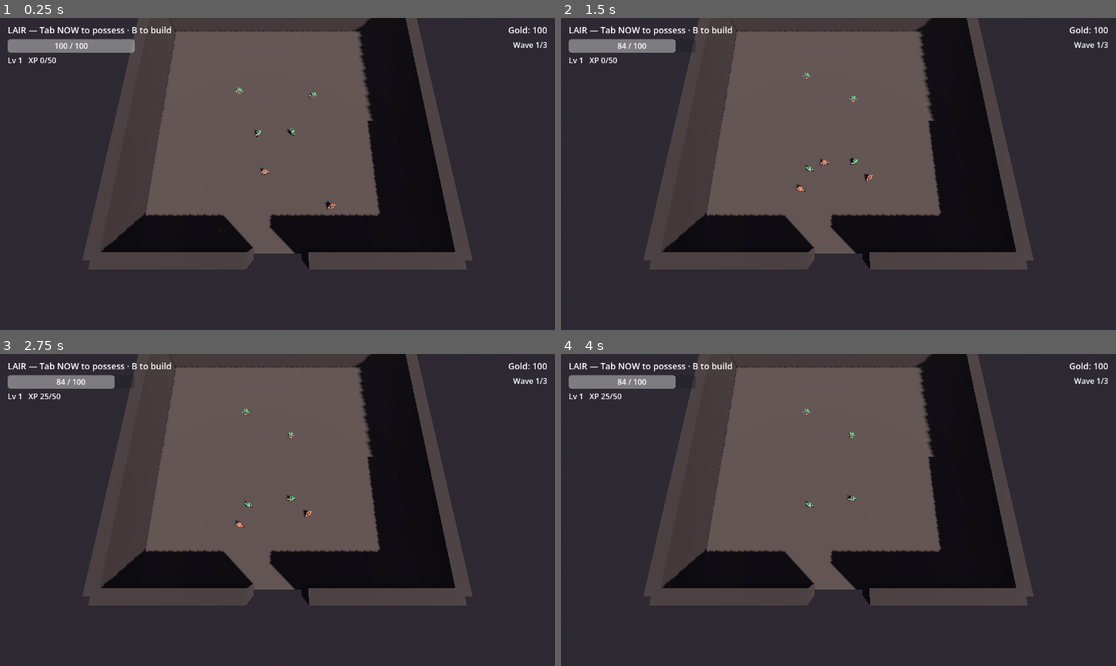
Above: before the commit, frames 1-4 (two rows, left to right).
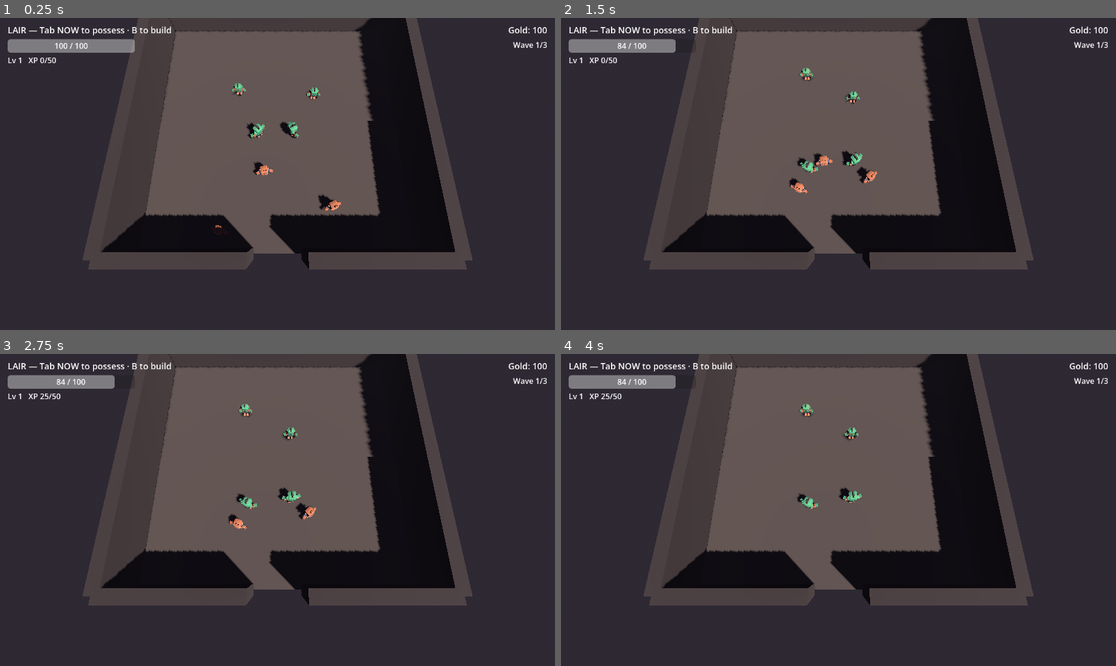
Above: after the commit, the same moments.

Repository: TAgents/orcs-lair
Game: Godot game, scene res://scenes/lair.tscn
Same seed, same stepped clock (60 frames per second), same inputs: the game is played once before the commit and once after it.
Inputs (mouse positions are in pixels of both pictures, inside the frame that each line leads up to):
- Up to frame 1 (0.25 s): no input
- Up to frame 2 (1.5 s): tap Enter at 0.5 s; move the mouse to (960, 158) at 0.52 s; hold D (move_right) 0.53-1.28 s; tap J (attack) at 0.6 s; click (960, 158) at 0.67 s; move the mouse to (727, 189) at 1.27 s; hold S (move_back) from 1.28 s (still down); click (727, 189) at 1.35 s
- Up to frame 3 (2.75 s): click (166, 525) at 2 s; move the mouse to (333, 441) at 2.02 s; release S (move_back) at 2.03 s; hold D (move_right) from 2.03 s (still down); hold Right mouse button (build_demolish) from 2.03 s (still down)
- Up to frame 4 (4 s): click (894, 441) at 2.75 s; move the mouse to (810, 572) at 2.77 s; release D (move_right) at 2.78 s; release Right mouse button (build_demolish) at 2.78 s; hold W (move_forward) 2.78-3.53 s; tap 1 (build_select_1) at 2.85 s; click (810, 572) at 2.92 s; click (810, 572) at 3.5 s; move the mouse to (1005, 556) at 3.52 s; hold A (move_left) from 3.53 s (still down); hold 2 (build_select_2) from 3.53 s (still down)

The runs differ from the first frame. In frame 1, 0.6% of the frame differs, in the area x 38-62%, y 20-70%; in frame 2, 0.6%, in the area x 41-57%, y 16-57%; in frame 3, 0.5%; in frame 4, 0.3%.

Commit message:
tune(visuals): scale up Kenney models so characters read at lair scale
Default GLB import was rendering at ~0.5m height on a 24m floor — orcs
looked like ants. Bumping the runtime scale:
  Champion: 2.2x  (the player-controlled hero, slightly tallest)
  Worker:   1.8x  (smaller silhouette so distinguishable from champion)
  Raider:   2.0x  (parity with the standard fighter)

_swap_in_visual_model now takes an optional scale argument applied after
add_child so the scale lives on the GLB instance, not the parent
CharacterBody3D (collision shape stays fixed-size).

Co-Authored-By: Claude Opus 4.7 (1M context) <noreply@anthropic.com>

Diff:
--- a/scripts/orcs/champion.gd
+++ b/scripts/orcs/champion.gd
@@ -53,7 +53,7 @@
 	hitbox_shape.shape = hitbox_shape.shape.duplicate()
 	if hitbox_shape.shape is BoxShape3D:
 		_normal_hitbox_size = (hitbox_shape.shape as BoxShape3D).size
-	_swap_in_visual_model("res://assets/kenney_mini-dungeon/character-orc.glb")
+	_swap_in_visual_model("res://assets/kenney_mini-dungeon/character-orc.glb", 2.2)
 
 func _physics_process(delta: float) -> void:
 	if not is_alive():
--- a/scripts/orcs/orc.gd
+++ b/scripts/orcs/orc.gd
@@ -53,7 +53,7 @@
 # GLB at runtime and replace the placeholder capsule "Mesh" child. Skipped in
 # scenario mode so headless tests stay deterministic.
 
-func _swap_in_visual_model(model_path: String) -> void:
+func _swap_in_visual_model(model_path: String, scale: float = 2.0) -> void:
 	if _is_scenario_mode():
 		return
 	if not ResourceLoader.exists(model_path):
@@ -73,6 +73,7 @@
 		existing_dir.queue_free()
 	instance.name = "Mesh"
 	add_child(instance)
+	(instance as Node3D).scale = Vector3(scale, scale, scale)
 
 func _is_scenario_mode() -> bool:
 	for a in OS.get_cmdline_user_args():
--- a/scripts/orcs/worker.gd
+++ b/scripts/orcs/worker.gd
@@ -25,7 +25,7 @@
 	_wander_target = _home
 	_pick_new_wander_target()
 	_subscribe_to_build_controller()
-	_swap_in_visual_model("res://assets/kenney_mini-dungeon/character-orc.glb")
+	_swap_in_visual_model("res://assets/kenney_mini-dungeon/character-orc.glb", 1.8)
 
 func assign_to(room: Node3D) -> void:
 	if assigned_room != null and is_instance_valid(assigned_room):
--- a/scripts/raiders/raider.gd
+++ b/scripts/raiders/raider.gd
@@ -14,7 +14,7 @@
 	add_to_group("raiders")
 	hitbox.monitoring = false
 	hitbox.body_entered.connect(_on_hitbox_body_entered)
-	_swap_in_visual_model("res://assets/kenney_mini-dungeon/character-human.glb")
+	_swap_in_visual_model("res://assets/kenney_mini-dungeon/character-human.glb", 2.0)
 
 func _physics_process(delta: float) -> void:
 	if not is_alive():
